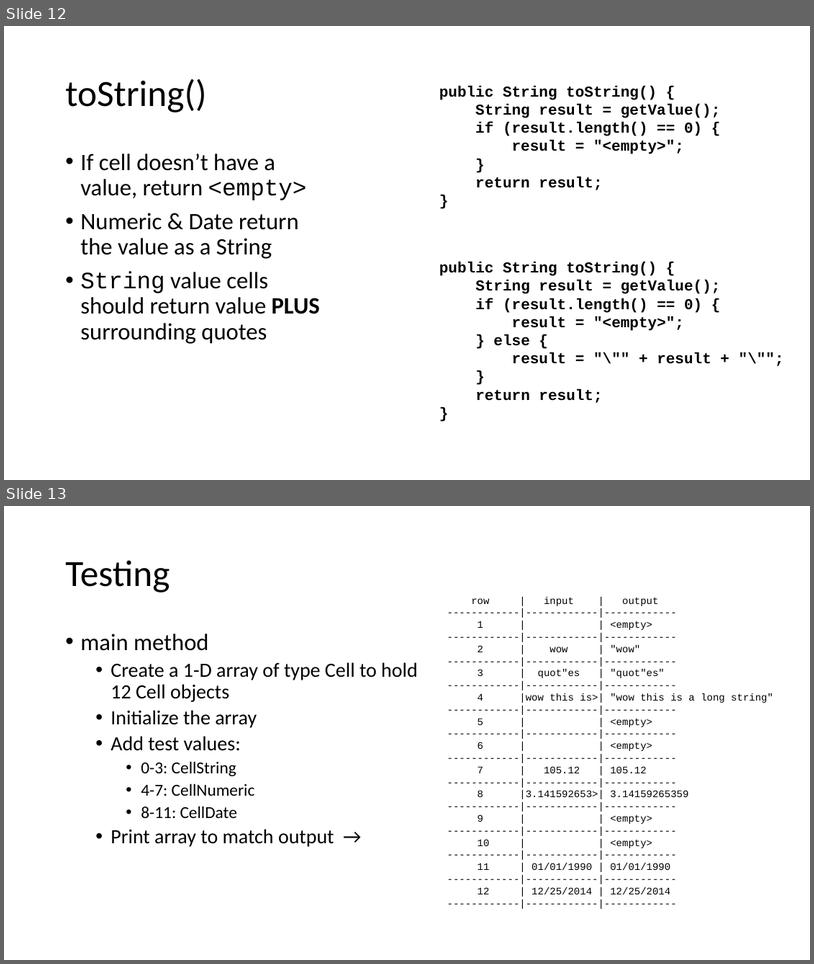
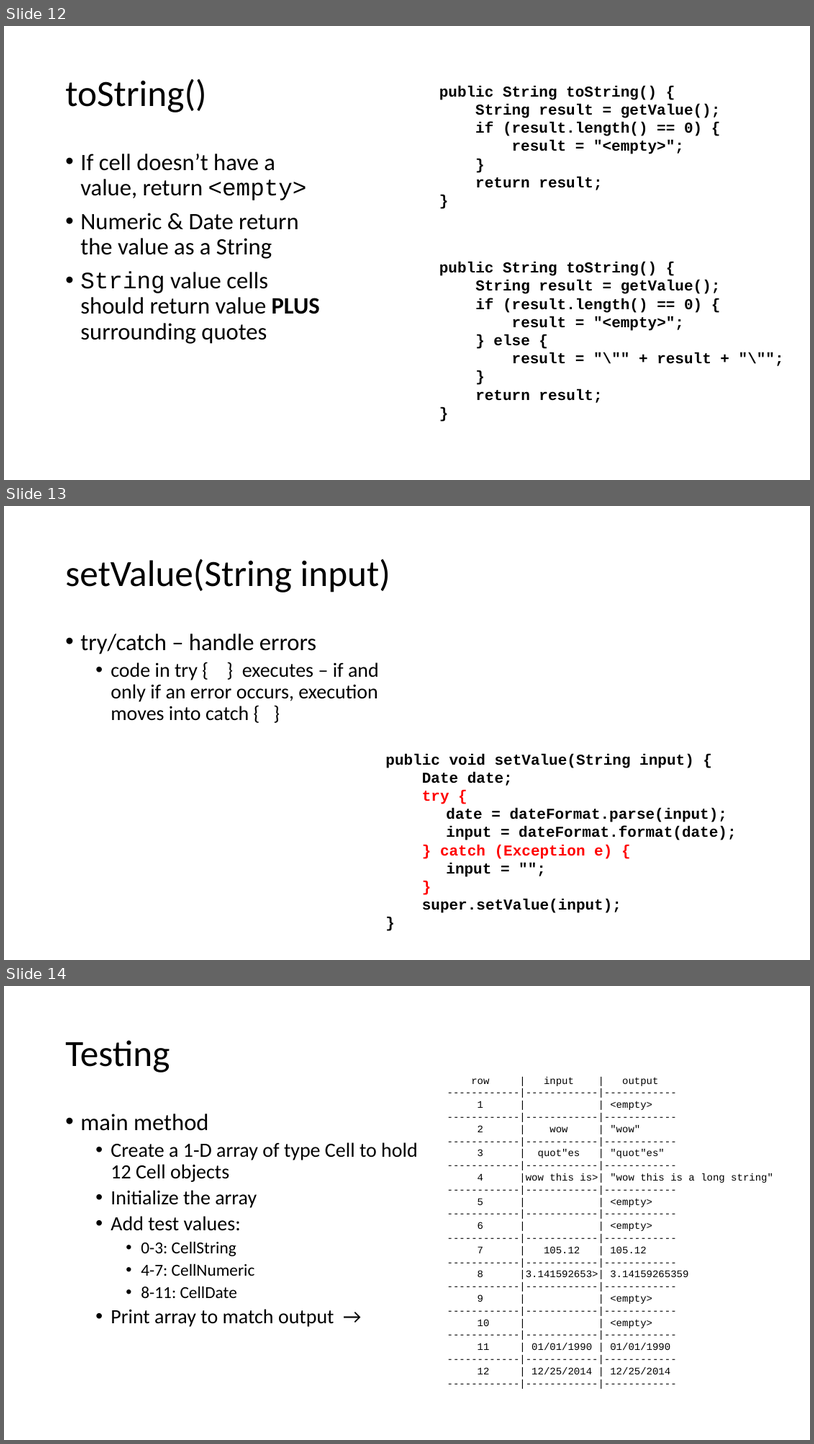
Before and after one commit to viperguynaz/VisiCalc, a slide deck: VisiCalc.pptx. Shown one above the other, each under a label of ours: slides 12 and 13 before the commit, slides 12, 13 and 14 after it. The pictures are 814x964 and 814x1444 pixels, drawn with LibreOffice and Linux fonts; fonts in the diff are those of the drawing. Boxes give left, top, right and bottom in pixels: in the first picture for what was removed or moved away, otherwise in the second. Text is boxed around its words. In the diff, an @@ line names an element or a change of style, - is before the commit and + after.

Commit message:
updated ppt
added try/catch

```diff
--- a/VisiCalc.pptx
+++ b/VisiCalc.pptx
@@ slide 13 added at [4,506,810,960], background #FFFFFF @@
@@ title added at [65,559,391,592], 44 pt, text #000000 @@
+setValue(String input)
@@ text added at [80,633,379,721], 24 pt, text #000000 @@
+• try/catch – handle errors
+  • code in try { } executes – if and only if an error occurs, execution moves into catch { }
@@ text added at [386,754,736,913], 18 pt, text #000000, bold @@
+public void setValue(String input) {
+Date date;
+try {
+date = dateFormat.parse(input);
+input = dateFormat.format(date);
+} catch (Exception e) {
+input = "";
+}
+super.setValue(input);
+}
@@ what was slide 13 is now slide 14 @@
```
